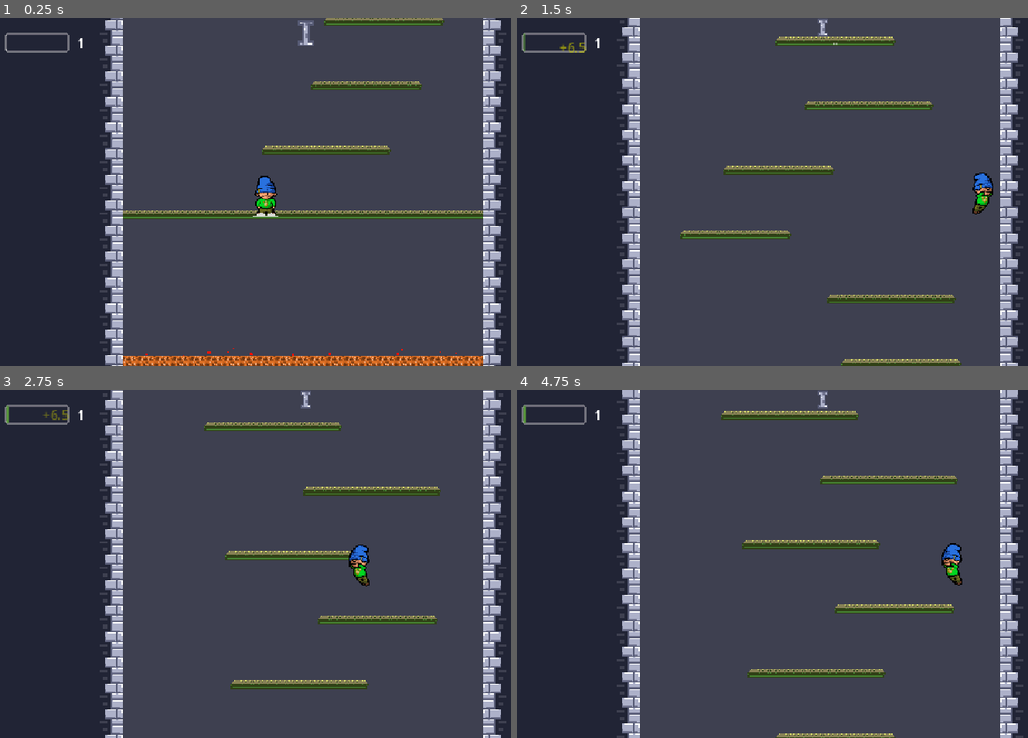
Above: before the commit, frames 1-4 (two rows, left to right).
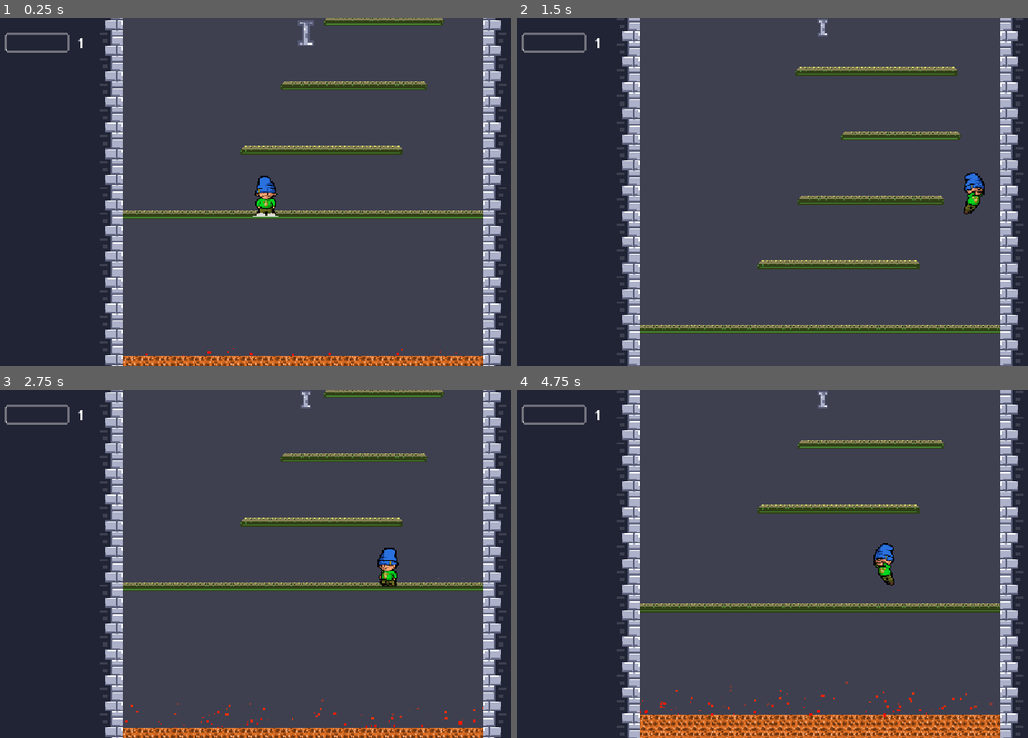
Above: after the commit, the same moments.

Repository: DoktorZnak/ice-tower-dz
Game: Godot game, scene res://scenes/main/main.tscn
The game is run twice, just before and just after one commit, with the same random seed, the same clock (stepped at 60 frames per second) and the same inputs. Sound files missing from this copy of the repository are replaced by a short silence.
Inputs (mouse positions are in pixels of both pictures, inside the frame that each line leads up to):
- Up to frame 1 (0.25 s): no input
- Up to frame 2 (1.5 s): move the mouse to (956, 174) at 0.52 s; hold D (right) from 0.53 s (still down); tap Space (jump) at 0.6, 0.77, 1.07, 1.35 s; click (956, 174) at 0.67 s; move the mouse to (695, 209) at 1.27 s
- Up to frame 3 (2.75 s): tap Space (jump) at 1.52, 1.82, 2.1 s; move the mouse to (362, 487) at 2.02 s; release D (right) at 2.03 s; hold A (left) from 2.03 s (still down)
- Up to frame 4 (4.75 s): move the mouse to (787, 633) at 2.77 s; release A (left) at 2.78 s; hold D (right) 2.78-4.28 s; tap Space (jump) at 2.85, 3.02, 3.32, 3.6, 3.77, 4.07, 4.35, 4.52 s; click (787, 633) at 2.92 s; move the mouse to (1007, 616) at 3.52 s; move the mouse to (634, 511) at 4.27 s; hold A (left) from 4.28 s (still down)

The runs differ from the first frame. In frame 1, 0.5% of the frame differs, in the area x 47-84%, y 18-40%; in frame 2, 14%; in frame 3, 15%; in frame 4, 16%, in the area x 1-100%, y 0-100%.

Commit message:
some more sounds

Diff:
--- a/scenes/_partials/death_area/death_area.tscn
+++ b/scenes/_partials/death_area/death_area.tscn
@@ -59,7 +59,7 @@
 [node name="AudioStreamPlayer2D" type="AudioStreamPlayer2D" parent="." unique_id=910502854]
 stream = ExtResource("3_fetk4")
 autoplay = true
-max_distance = 500.0
+max_distance = 650.0
 parameters/looping = true
 
 [connection signal="body_entered" from="." to="." method="_on_death_area_body_entered"]
--- a/scenes/_partials/platform_builder/platform/platform.gd
+++ b/scenes/_partials/platform_builder/platform/platform.gd
@@ -12,23 +12,23 @@
 
 const LEVEL_CONFIGS = {
 	1: {
-		'fall_delay': 3000, 'fall_y_offset': 500, 'fall_duration': 8,
+		'fall_delay': 3500, 'fall_y_offset': 500, 'fall_duration': 8,
 		'colors': {'light_gray': "878156", 'dark_blue': "1b240f", 'med_gray': "2e421d", 'new_blue': "304016", 'mid_blue': "458032", 'light_blue': "d8de6a"}
 	},
 	2: {
-		'fall_delay': 2000, 'fall_y_offset': 500, 'fall_duration': 7,
+		'fall_delay': 3000, 'fall_y_offset': 500, 'fall_duration': 8,
 		'colors': {'light_gray': "adb1c9", 'dark_blue': "212435", 'med_gray': "727590", 'new_blue': "393e5b", 'mid_blue': "575b75", 'light_blue': "7d84aa"}
 	},
 	3: {
-		'fall_delay': 1000, 'fall_y_offset': 450, 'fall_duration': 6,
+		'fall_delay': 2500, 'fall_y_offset': 500, 'fall_duration': 7,
 		'colors': {'light_gray': "e89774", 'dark_blue': "2b1b17", 'med_gray': "8c7d70", 'new_blue': "6e3b23", 'mid_blue': "9c5333", 'light_blue': "c27451"}
 	},
 	4: {
-		'fall_delay': 500, 'fall_y_offset': 400, 'fall_duration': 5,
+		'fall_delay': 2000, 'fall_y_offset': 450, 'fall_duration': 6,
 		'colors': {'light_gray': "adb1c9", 'dark_blue': "000000", 'med_gray': "727590", 'new_blue': "181a26", 'mid_blue': "575b75", 'light_blue': "7d84aa"}
 	},
 	5: {
-		'fall_delay': 300, 'fall_y_offset': 350, 'fall_duration': 3,
+		'fall_delay': 300, 'fall_y_offset': 350, 'fall_duration': 2.5,
 		'colors': {'light_gray': "a82b2b", 'dark_blue': "000000", 'med_gray': "727590", 'new_blue': "181a26", 'mid_blue': "575b75", 'light_blue': "7d84aa"}
 	}
 }
--- a/scenes/_partials/platform_builder/platform_builder.gd
+++ b/scenes/_partials/platform_builder/platform_builder.gd
@@ -7,11 +7,11 @@
 var next_spawn_y = 0
 
 const LEVEL_CONFIGS = {
-	1: {'center_offset': 350, 'platform_spacing': 120},
-	2: {'center_offset': 398, 'platform_spacing': 140},
-	3: {'center_offset': 446, 'platform_spacing': 160},
-	4: {'center_offset': 494, 'platform_spacing': 180},
-	5: {'center_offset': 542, 'platform_spacing': 200}
+	1: {'center_offset': 350, 'platform_spacing': 120, 'length_min': 11, 'length_max': 18},
+	2: {'center_offset': 398, 'platform_spacing': 120, 'length_min': 12, 'length_max': 19},
+	3: {'center_offset': 446, 'platform_spacing': 130, 'length_min': 13, 'length_max': 20},
+	4: {'center_offset': 494, 'platform_spacing': 140, 'length_min': 14, 'length_max': 21},
+	5: {'center_offset': 542, 'platform_spacing': 250, 'length_min': 4, 'length_max': 14}
 }
 
 var level_config = LEVEL_CONFIGS[1]
@@ -21,7 +21,7 @@
 	platform_counter += 1
 	var new_platform = platform_scene.instantiate() as Platform
 	new_platform.count = platform_counter
-	new_platform.length = custom_length if custom_length else randi_range(11, 14)
+	new_platform.length = custom_length if custom_length else randi_range(level_config['length_min'], level_config['length_max'])
 	new_platform.game_level = game_level
 
 	var platform_half_length = (new_platform.length * 22 / 2)
--- a/scenes/_partials/player/dust/dust.gd
+++ b/scenes/_partials/player/dust/dust.gd
@@ -2,6 +2,11 @@
 
 var animation_done = false
 var audio_done = false
+
+var landing = [
+	preload("res://assets/sounds/Landing Sound Effects.mp3"),
+	preload("res://assets/sounds/footstep.mp3"),
+]
 
 func _ready():
 	$AudioStreamPlayer2D.finished.connect(_on_audio_finished)
--- a/scenes/_partials/player/dust/dust.tscn
+++ b/scenes/_partials/player/dust/dust.tscn
@@ -5,7 +5,7 @@
 [ext_resource type="Texture2D" uid="uid://ck4fad1601k68" path="res://assets/dust/dust3.png" id="3_0tghs"]
 [ext_resource type="Texture2D" uid="uid://mubj0tbhg1hv" path="res://assets/dust/dust4.png" id="4_ivty8"]
 [ext_resource type="Script" uid="uid://dpecj8jm242n2" path="res://scenes/_partials/player/dust/dust.gd" id="5_rp414"]
-[ext_resource type="AudioStream" uid="uid://gh2dmfghcdvw" path="res://assets/sounds/Landing Sound Effects.mp3" id="6_kqek3"]
+[ext_resource type="AudioStream" uid="uid://c3aa70fcxvshe" path="res://assets/sounds/footstep.mp3" id="6_kqek3"]
 
 [sub_resource type="SpriteFrames" id="SpriteFrames_lxhet"]
 animations = [{
@@ -76,6 +76,7 @@
 
 [node name="AudioStreamPlayer2D" type="AudioStreamPlayer2D" parent="." unique_id=609801722]
 stream = ExtResource("6_kqek3")
+volume_db = 15.0
 autoplay = true
 
 [connection signal="animation_finished" from="." to="." method="_on_animation_finished"]
--- a/scenes/_partials/player/player.gd
+++ b/scenes/_partials/player/player.gd
@@ -26,6 +26,20 @@
 
 @onready var dust = preload("res://scenes/_partials/player/dust/dust.tscn")
 
+var sounds = [
+	preload("res://assets/sounds/jumping-sounds/jump1.wav"),
+	preload("res://assets/sounds/jumping-sounds/jump2.wav"),
+	preload("res://assets/sounds/jumping-sounds/jump3.wav"),
+	preload("res://assets/sounds/jumping-sounds/jump4.wav"),
+]
+
+func play_jump_sound():
+	if randf() >= 0.5:
+		return
+	var random_sound = sounds.pick_random()
+	$AudioStreamPlayer2D.stream = random_sound
+	$AudioStreamPlayer2D.play()
+
 func is_player_grounded():
 	return true if is_on_floor() or $PlatformCheckArea.has_overlapping_bodies() else false
 
@@ -37,14 +51,14 @@
 			collider.collapse()
 
 func update_players_stats():
-	calculated_acc = ACCELERATION * remap(GameManager.players_stats.acc.value, 1, 200, 1.5, 5)
+	calculated_acc = ACCELERATION * remap(GameManager.players_stats.acc.value, 1, 200, 1.5, 4)
 	calculated_maxspeed = MAX_SPEED * remap(GameManager.players_stats.maxspeed.value, 1, 200, 2.5, 4)
 	calculated_friction = FRICTION * remap(GameManager.players_stats.friction.value, 1, 200, 1, 35)
-	jump_stat_modifier = remap(GameManager.players_stats.jump.value, 1, 200, 2, 4)
+	jump_stat_modifier = remap(GameManager.players_stats.jump.value, 1, 200, 2, 3.2)
 
 	var average_stat = (GameManager.players_stats.maxspeed.value + GameManager.players_stats.jump.value) / 2.0
 	jump_speed_bonus = remap(average_stat, 1, 200, 0.25, 0.4)
-	jump_bounce_bonus = remap(average_stat, 1, 200, 0.25, 0.55)
+	jump_bounce_bonus = remap(average_stat, 1, 200, 0.25, 0.45)
 
 func handle_direction(delta):
 	var direction := Input.get_axis("left", "right")
@@ -69,9 +83,14 @@
 		var extra_jump_force = horizontal_momentum * jump_speed_bonus
 		var calculated_jump = mod_base_jump - extra_jump_force
 		velocity.y = clamp(calculated_jump, mod_max_jump, mod_base_jump)
+		play_jump_sound()
 
 func handle_wall_bounce():
 	var actual_impact_speed = abs(speed_before_collision)
+	var minimum_impact_speed = 400.0
+	if actual_impact_speed >= minimum_impact_speed:
+		if not $BounceAudio.playing:
+			$BounceAudio.play()
 	var wall_normal = get_wall_normal().x
 	velocity.x = wall_normal * actual_impact_speed * 0.4
 	if not is_on_floor():
--- a/scenes/_partials/player/player.tscn
+++ b/scenes/_partials/player/player.tscn
@@ -6,6 +6,9 @@
 [ext_resource type="Script" uid="uid://cxm1511ym38vy" path="res://scenes/_partials/player/physics.gd" id="4_lvxji"]
 [ext_resource type="Script" uid="uid://dokd4do30c8y4" path="res://scenes/_partials/player/score_track.gd" id="5_n3dhs"]
 [ext_resource type="Script" uid="uid://yntg2tp6rtv8" path="res://scenes/_partials/player/game_level_track.gd" id="6_liuav"]
+[ext_resource type="AudioStream" uid="uid://duwgee31gfpll" path="res://assets/sounds/jumping-sounds/jump1.wav" id="7_dct5s"]
+[ext_resource type="AudioStream" uid="uid://c3aa70fcxvshe" path="res://assets/sounds/footstep.mp3" id="8_rex2j"]
+[ext_resource type="AudioStream" uid="uid://v8nyr6lpwfwk" path="res://assets/sounds/wall-bounce.mp3" id="9_7adgf"]
 
 [sub_resource type="ShaderMaterial" id="ShaderMaterial_dovo2"]
 shader = ExtResource("2_lvxji")
@@ -104,7 +107,7 @@
 [node name="AnimatedSprite2D" type="AnimatedSprite2D" parent="." unique_id=372551]
 material = SubResource("ShaderMaterial_dovo2")
 sprite_frames = SubResource("SpriteFrames_gmlin")
-animation = &"idle"
+animation = &"run"
 
 [node name="CollisionShape2D" type="CollisionShape2D" parent="." unique_id=1709982015]
 position = Vector2(1, 15.75)
@@ -133,3 +136,15 @@
 
 [node name="GameLevelTrack" type="Node" parent="." unique_id=1625502147]
 script = ExtResource("6_liuav")
+
+[node name="AudioStreamPlayer2D" type="AudioStreamPlayer2D" parent="." unique_id=1025769798]
+stream = ExtResource("7_dct5s")
+volume_db = -20.0
+
+[node name="WalkingAudio" type="AudioStreamPlayer2D" parent="." unique_id=324628954]
+stream = ExtResource("8_rex2j")
+volume_db = 20.229
+parameters/looping = true
+
+[node name="BounceAudio" type="AudioStreamPlayer2D" parent="." unique_id=1320821171]
+stream = ExtResource("9_7adgf")
Not shown, added: assets/sounds/footstep.mp3.import
Not shown, added: assets/sounds/jumping-sounds/jump1.wav.import
Not shown, added: assets/sounds/jumping-sounds/jump2.wav.import
Not shown, added: assets/sounds/jumping-sounds/jump3.wav.import
Not shown, added: assets/sounds/jumping-sounds/jump4.wav.import
Not shown, added: assets/sounds/wall-bounce.mp3.import
Not shown, changed: assets/.DS_Store
Not shown, changed: assets/sounds/.DS_Store
Not shown, changed: assets/sounds/Landing Sound Effects.mp3
Not shown, added: assets/sounds/footstep.mp3
Not shown, added: assets/sounds/jumping-sounds/.DS_Store
Not shown, added: assets/sounds/jumping-sounds/jump1.wav
(and 4 more such lines)
